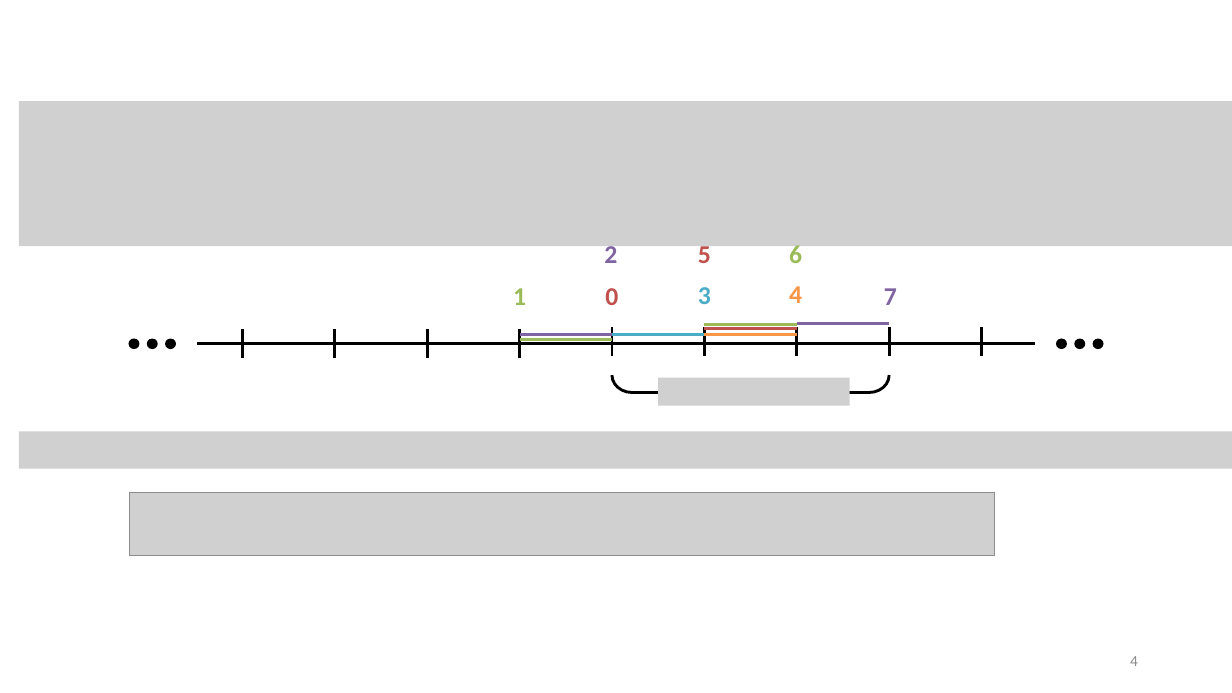
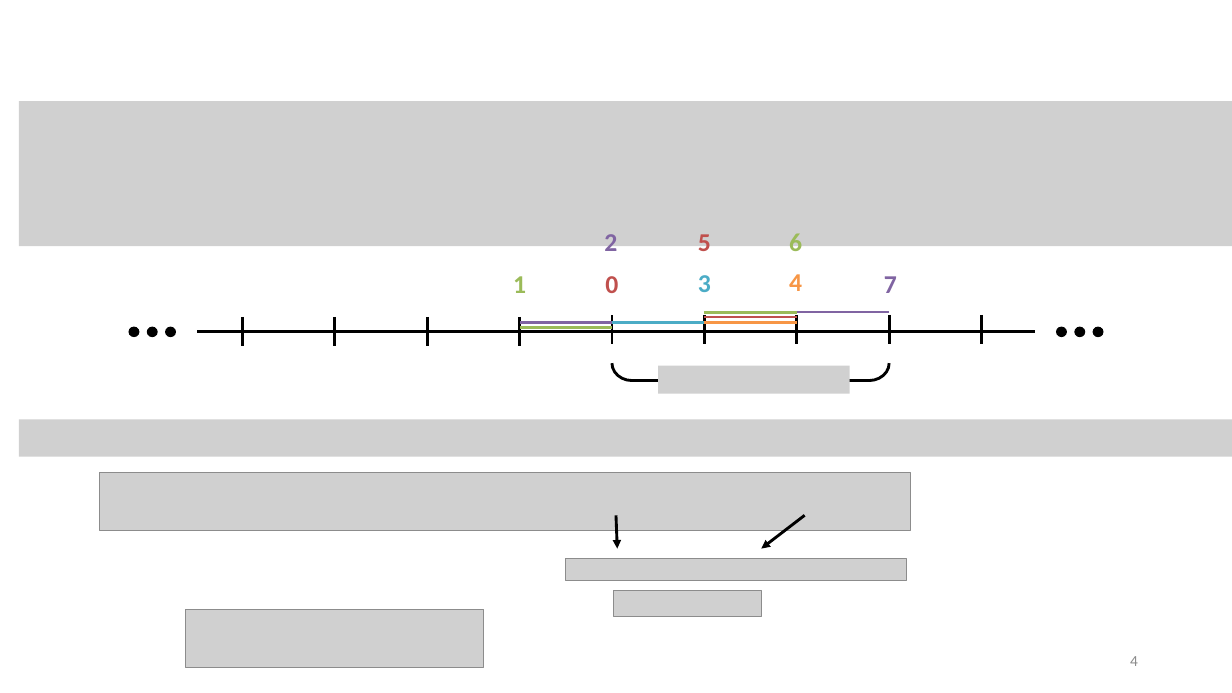
Before and after one commit to tyokokur/presentations, a slide deck: slide 4 of 20230427 CBE Student Colloquium.pptx. Drawn at 1232x693 pixels with LibreOffice and Linux fonts; fonts in the diff are those of the drawing; grey boxes stand for pictures; background and template pictures are left out. Boxes give left, top, right and bottom in pixels: in the first picture for what was removed or moved away, otherwise in the second. Text is boxed around its words. In the diff, an @@ line names an element or a change of style, - is before the commit and + after.

Commit message:
autocommit

```diff
--- a/20230427 CBE Student Colloquium.pptx
+++ b/20230427 CBE Student Colloquium.pptx
@@ 17 lines, 8 texts, 6 ellipses, 2 pictures, 1 left bracket: place and size @@
-17 lines, 8 texts, 6 ellipses, 2 pictures, 1 left bracket at (18, 242, 1232, 469)
+17 lines, 8 texts, 6 ellipses, 2 pictures, 1 left bracket at (18, 233, 1232, 457)
@@ picture added at (100, 472, 910, 531) @@
@@ picture removed at (129, 493, 995, 555) @@
@@ group added at (566, 516, 907, 616): 2 pictures, 2 arrows @@
@@ picture added at (186, 609, 484, 667) @@
```
